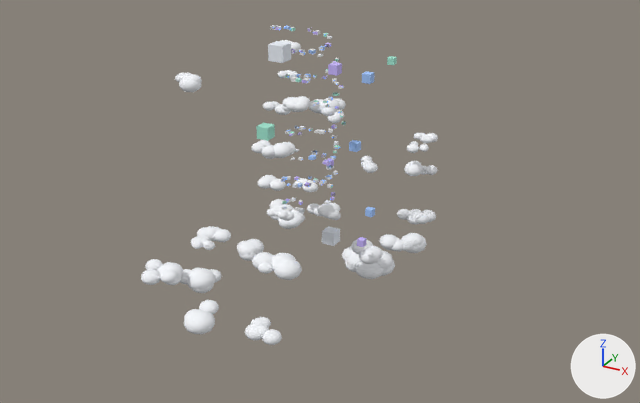
Before and after pictures for a commit that changed the glTF model src/game/ascent/assets/zone-3.glb.
Camera for both pictures: a 50 mm lens placed at (168.0, -295.0, 304.0), pointed at (9.0, -6.0, 159.0). Arrows for +X, +Y and +Z are at lower right; the lights stay in place. The older version comes first. Vertices at exactly the same position are counted once.

Objects in the first picture: 'z3_scenery__cloud', 'z3_scenery__data-blue', 'z3_scenery__data-lilac', 'z3_scenery__data-mint', 'z3_scenery__data-white'.
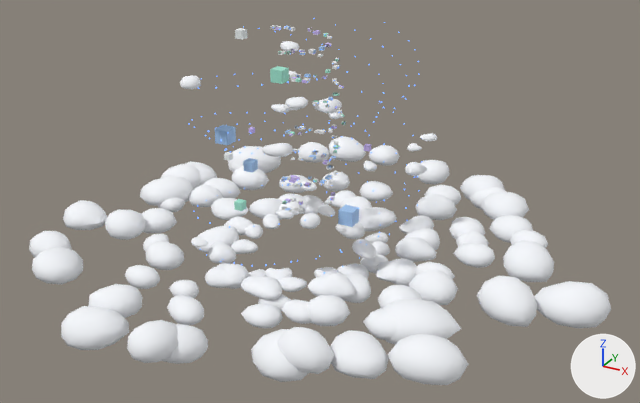
Where the newer file only moved an object's origin or applied its transform, the numbers keep the older frame.

What differs and where, as boxes (x1, y1, x2, y2) in the pictures (640 x 403 px; the box of a moved part takes in the faces that stretch with it):
'z3_scenery__cloud__noshadow', added: after (29, 41, 611, 385)
'z3_scenery__cloud', deleted: before (141, 40, 438, 345)
'z3_scenery__data-blue', reshaped (54% wider): before (282, 26, 375, 217); after (215, 26, 359, 227)
'z3_scenery__data-white', reshaped (59% wider, 17% shorter): before (268, 26, 340, 246); after (224, 26, 339, 208)
'z3_scenery__data-mint', reshaped (22% narrower, 11% taller): before (256, 28, 397, 188); after (234, 33, 344, 211)
'z3_scenery__data-lilac', reshaped (35% wider, 19% shorter): before (276, 27, 366, 247); after (249, 27, 371, 205)
part 1 of me_mesh_1, moved or reshaped: before (365, 207, 375, 217); after (243, 158, 258, 172)
part 2 of me_mesh_1, moved or reshaped: before (362, 71, 374, 84); after (215, 125, 236, 145)
part 3 of me_mesh_1, added: after (338, 205, 359, 227)
part 4 of me_mesh_1, deleted: before (349, 140, 361, 152)
part 5 of me_mesh_2, moved or reshaped: before (328, 62, 342, 76); after (249, 127, 255, 134)
part 6 of me_mesh_2, added: after (364, 144, 371, 152)
part 7 of me_mesh_2, deleted: before (357, 237, 366, 247)
part 8 of me_mesh_3, moved or reshaped: before (256, 122, 275, 141); after (234, 199, 246, 211)
part 9 of me_mesh_3, added: after (270, 66, 289, 84)
part 10 of me_mesh_3, deleted: before (387, 56, 397, 65)
part 11 of me_mesh_4, moved or reshaped: before (268, 41, 291, 63); after (235, 28, 247, 40)
part 12 of me_mesh_4, moved or reshaped: before (322, 226, 340, 246); after (224, 152, 233, 161)

Diff of the bpy script that builds the scene:
```diff
--- a/src/game/ascent/assets/zone-3.glb.py
+++ b/src/game/ascent/assets/zone-3.glb.py
@@ me_mesh_1 @@
-me_mesh_1.from_pydata(...)  # 2080 vertices, 4056 faces; spans x -36.1..10.3, y -17.4..26.5, z -55.8..16.3
+me_mesh_1.from_pydata(...)  # 2080 vertices, 4056 faces; spans x -50.3..6.9, y -32.3..7.4, z -55.8..16.3
+# me_mesh_1 part 1: the loose piece of 80 vertices spanning x 7.3..10.3, y -15.1..-12.2, z -50.9..-47.9 is scaled about its middle by 1.4, then moved by (-48.3, -10.5, 14.0)
+# me_mesh_1 part 2: the loose piece of 80 vertices spanning x -1.8..1.8, y -1.8..1.8, z -1.8..1.8 is scaled about its middle by 1.62, then moved by (-47.4, -29.4, -22.3)
+# me_mesh_1 part 3: a new loose piece of 80 vertices spanning x 1.0..6.9, y -25.6..-19.7, z -51.5..-45.6, in mat_data_blue
+# me_mesh_1 part 4: the loose piece of 80 vertices spanning x -19.3..-15.4, y 22.7..26.5, z -40.8..-37.0 is deleted
+# other edits to the shape of me_mesh_1 do not show in these pictures
 me_mesh_1.materials.append(mat_data_blue)
@@ me_mesh_2 @@
-me_mesh_2.from_pydata(...)  # 1840 vertices, 3588 faces; spans x -38.7..9.4, y -1.8..61.5, z -71.7..7.4
+me_mesh_2.from_pydata(...)  # 1840 vertices, 3588 faces; spans x -57.4..-13.8, y 16.9..60.8, z -71.7..7.4
+# me_mesh_2 part 5: the loose piece of 80 vertices spanning x -1.8..1.8, y -1.8..1.8, z -1.8..1.8 is scaled about its middle by 0.583, then moved by (-56.4, 31.5, -41.5)
+# me_mesh_2 part 6: a new loose piece of 80 vertices spanning x -16.4..-13.9, y 58.2..60.8, z -52.4..-49.9, in mat_data_lilac
+# me_mesh_2 part 7: the loose piece of 80 vertices spanning x 6.6..9.4, y 6.3..9.1, z -70.3..-67.6 is deleted
+# other edits to the shape of me_mesh_2 do not show in these pictures
 me_mesh_2.materials.append(mat_data_lilac)
@@ me_mesh_3 @@
-me_mesh_3.from_pydata(...)  # 1600 vertices, 3120 faces; spans x -63.2..1.3, y -8.3..13.4, z -61.1..5.9
+me_mesh_3.from_pydata(...)  # 1600 vertices, 3120 faces; spans x -55.9..-22.9, y -39.1..13.4, z -62.5..5.9
+# me_mesh_3 part 8: the loose piece of 80 vertices spanning x -63.2..-57.6, y 4.0..9.6, z -42.6..-37.0 is scaled about its middle by 0.617, then moved by (6.3, -30.2, -20.9)
+# me_mesh_3 part 9: a new loose piece of 80 vertices spanning x -28.6..-23.9, y -39.1..-34.4, z -2.3..2.4, in mat_data_mint
+# me_mesh_3 part 10: the loose piece of 80 vertices spanning x -1.3..1.3, y -1.3..1.3, z -1.3..1.3 is deleted
+# other edits to the shape of me_mesh_3 do not show in these pictures
 me_mesh_3.materials.append(mat_data_mint)
@@ me_mesh_4 @@
-me_mesh_4.from_pydata(...)  # 1840 vertices, 3588 faces; spans x -19.8..17.1, y -3.0..45.5, z -77.0..3.0
+me_mesh_4.from_pydata(...)  # 1840 vertices, 3588 faces; spans x -24.5..6.4, y -2.5..45.5, z -75.3..3.7
+# me_mesh_4 part 11: the loose piece of 80 vertices spanning x -3.0..3.0, y -3.0..3.0, z -3.0..3.0 is scaled about its middle by 0.549, then moved by (-22.5, 9.5, 2.0)
+# me_mesh_4 part 12: the loose piece of 80 vertices spanning x 11.8..17.1, y 9.6..14.9, z -77.0..-71.7 is scaled about its middle by 0.457, then moved by (-37.7, -13.5, 31.0)
+# other edits to the shape of me_mesh_4 do not show in these pictures
 me_mesh_4.materials.append(mat_data_white)
@@ ob_z3_scenery__cloud @@
-ob_z3_scenery__cloud = bpy.data.objects.new('z3_scenery__cloud', me_mesh_0)
@@ ob_z3_scenery__cloud__noshadow @@
+ob_z3_scenery__cloud__noshadow = bpy.data.objects.new('z3_scenery__cloud__noshadow', me_mesh_0_1)  # 11424 vertices, 22400 faces; spans x -115.0..115.0, y -110.0..110.0, z -42.0..42.0; in mat_cloud (white #f7f9fd)
+ob_z3_scenery__cloud__noshadow.location = (9.7, 4.3, 171.1)
```
